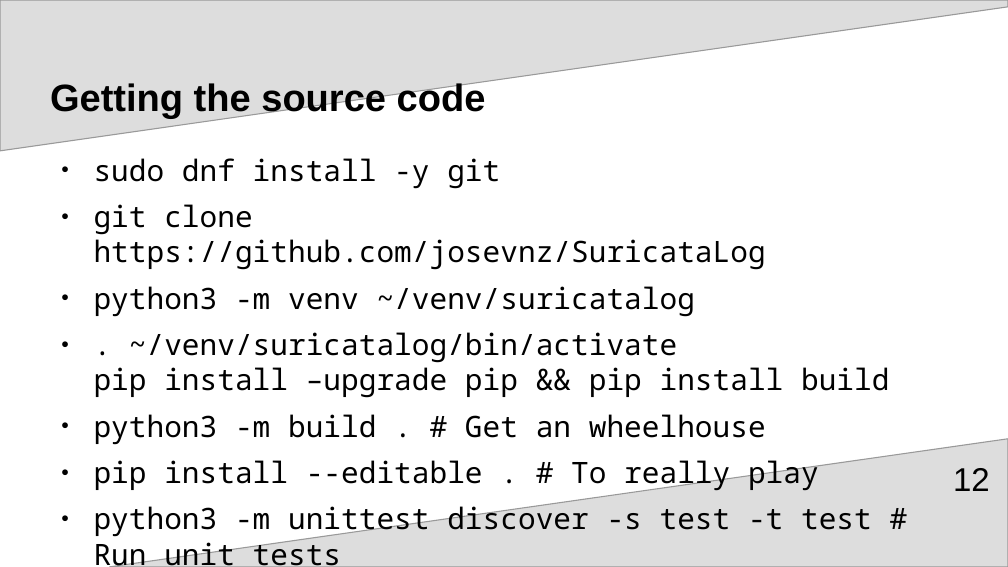
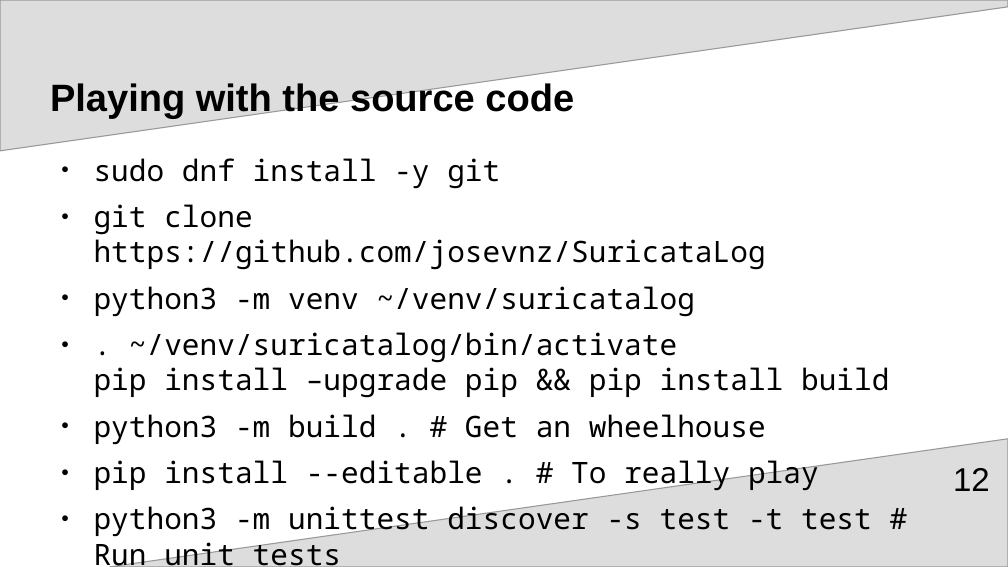
Before and after one commit to josevnz/SuricataLog, a slide deck: slide 12 of pre_SuriCon_2024/SuricataLog.odp. Drawn at 1008x567 pixels with LibreOffice and Linux fonts; fonts in the diff are those of the drawing. Boxes give left, top, right and bottom in pixels: in the first picture for what was removed or moved away, otherwise in the second. Text is boxed around its words. In the diff, an @@ line names an element or a change of style, - is before the commit and + after.

```diff
--- a/pre_SuriCon_2024/SuricataLog.odp
+++ b/pre_SuriCon_2024/SuricataLog.odp
@@ title at <box>50,81,574,119</box>: text changed @@
-Getting the source code
+Playing with the source code
```
Also in this commit, not shown: 2 other slides changed, 1 slide added, 2 other files.
